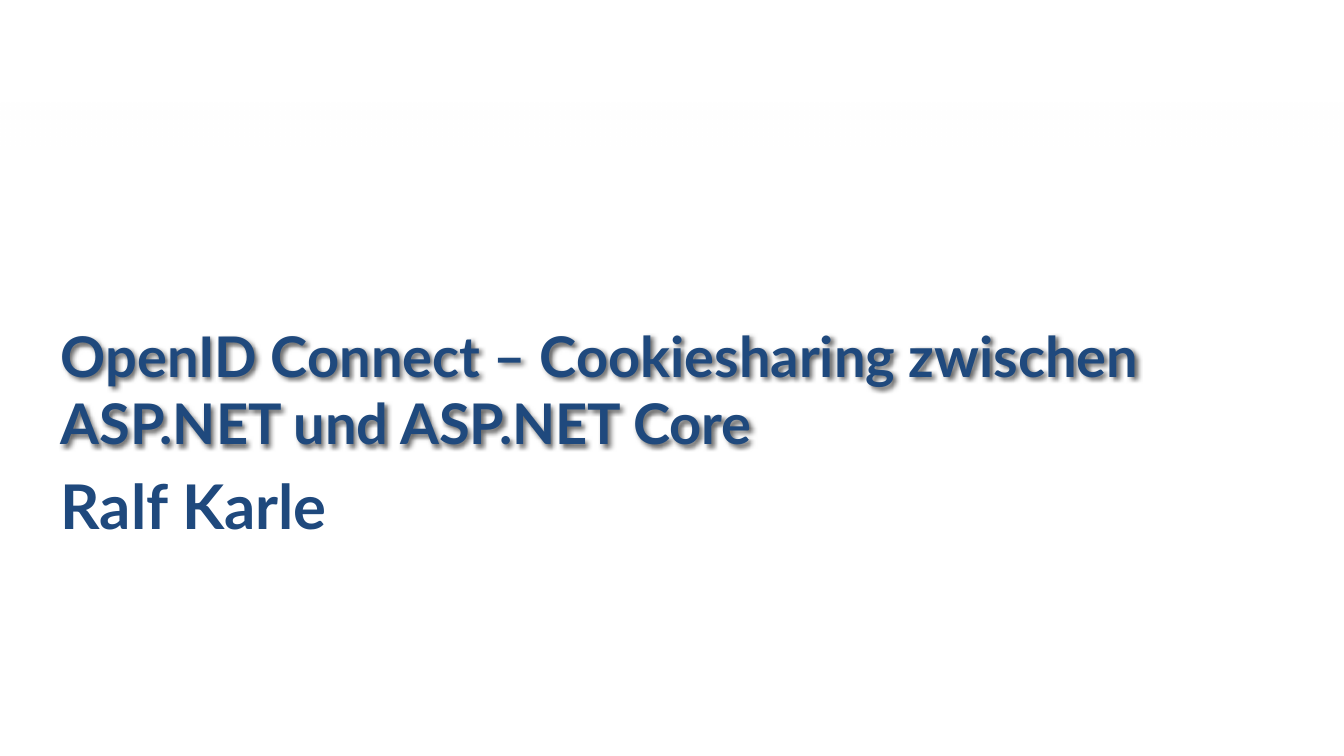
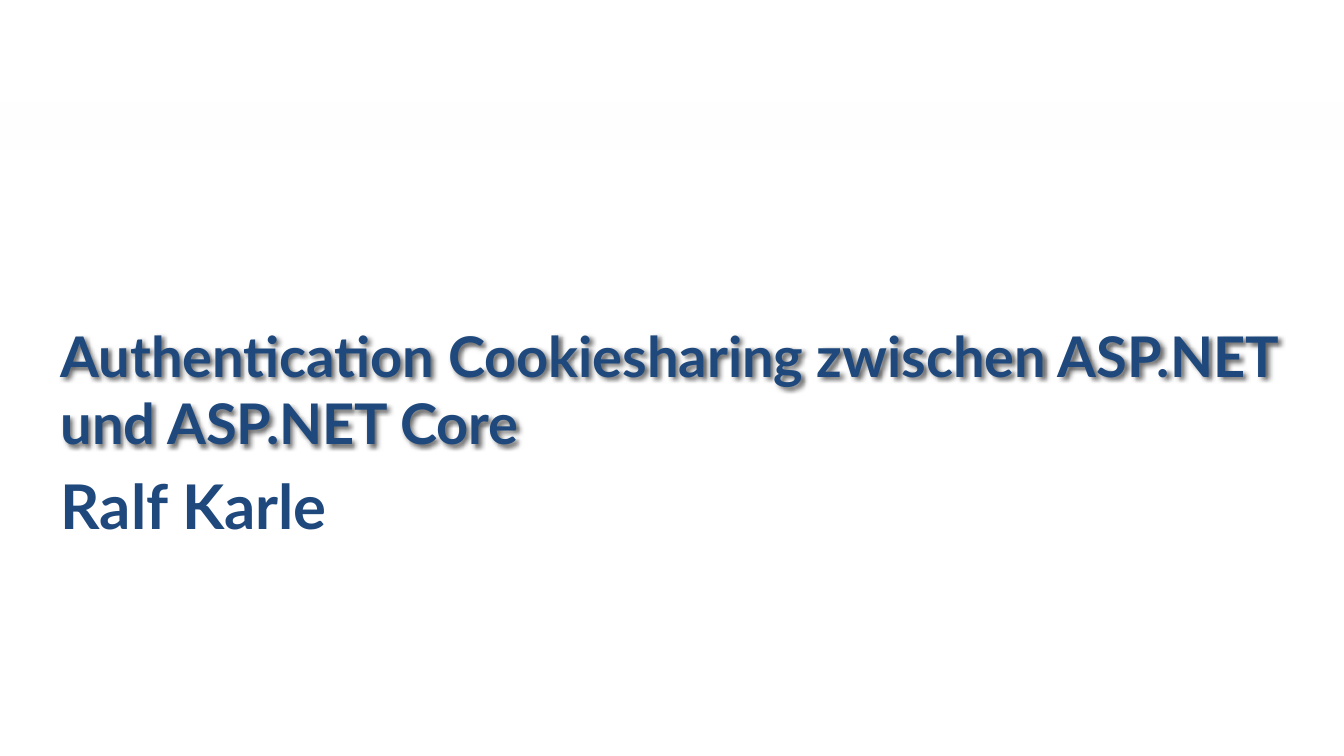
Before and after one commit to rlfkrl/NetCologne2017, a slide deck: slide 1 of slides/open id connect - share cookies.pptx. Drawn at 1344x756 pixels with LibreOffice and Linux fonts; fonts in the diff are those of the drawing; background and template pictures are left out. Boxes give left, top, right and bottom in pixels: in the first picture for what was removed or moved away, otherwise in the second. Text is boxed around its words. In the diff, an @@ line names an element or a change of style, - is before the commit and + after.

```diff
--- a/slides/open id connect - share cookies.pptx
+++ b/slides/open id connect - share cookies.pptx
@@ title at bbox=[61, 335, 1279, 449]: text changed @@
-OpenID Connect – Cookiesharing zwischen ASP.NET und ASP.NET Core
+Authentication Cookiesharing zwischen ASP.NET und ASP.NET Core
```
Also in this commit, not shown: 1 other slide changed, 1 slide added, 2 slides removed.
